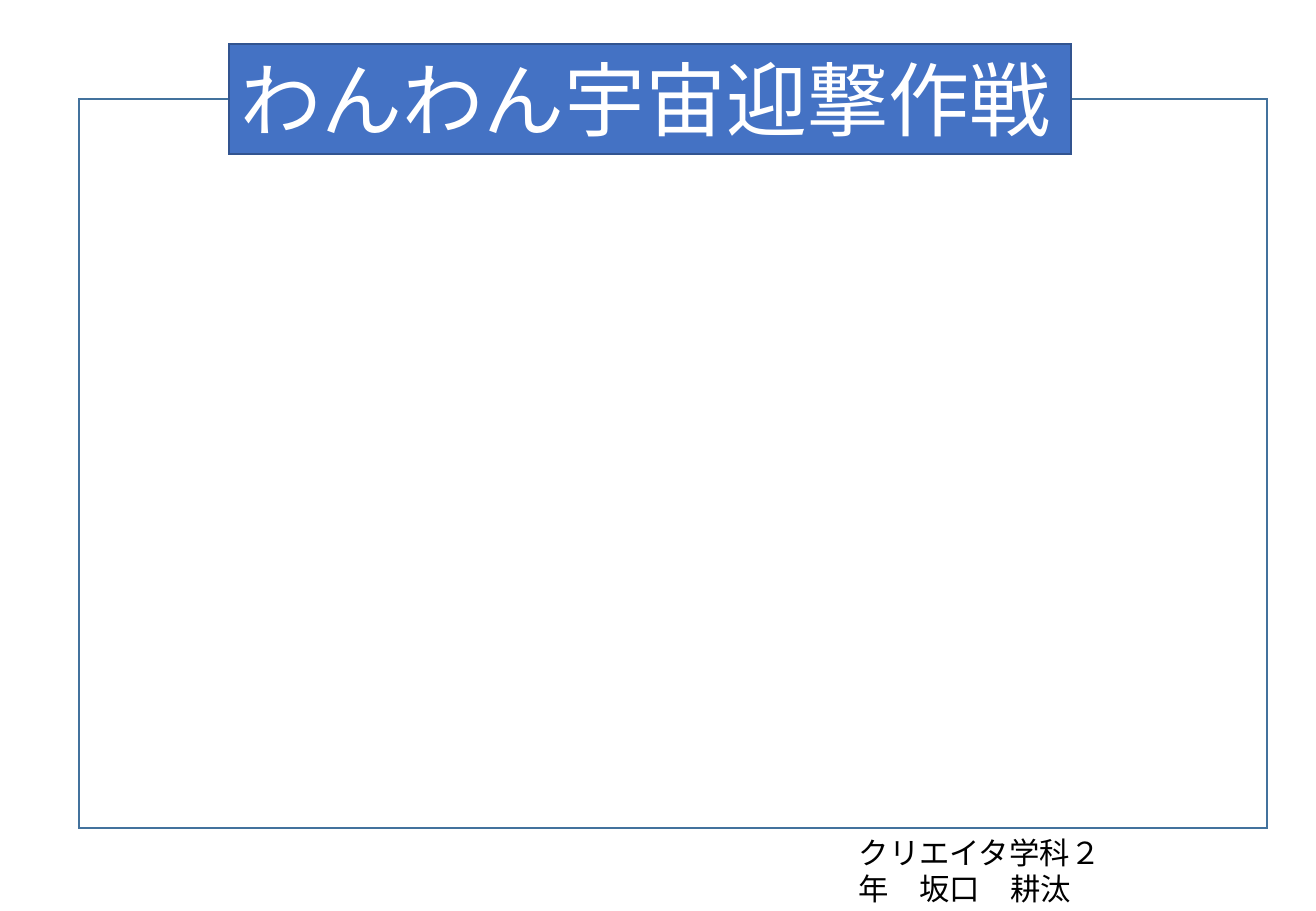
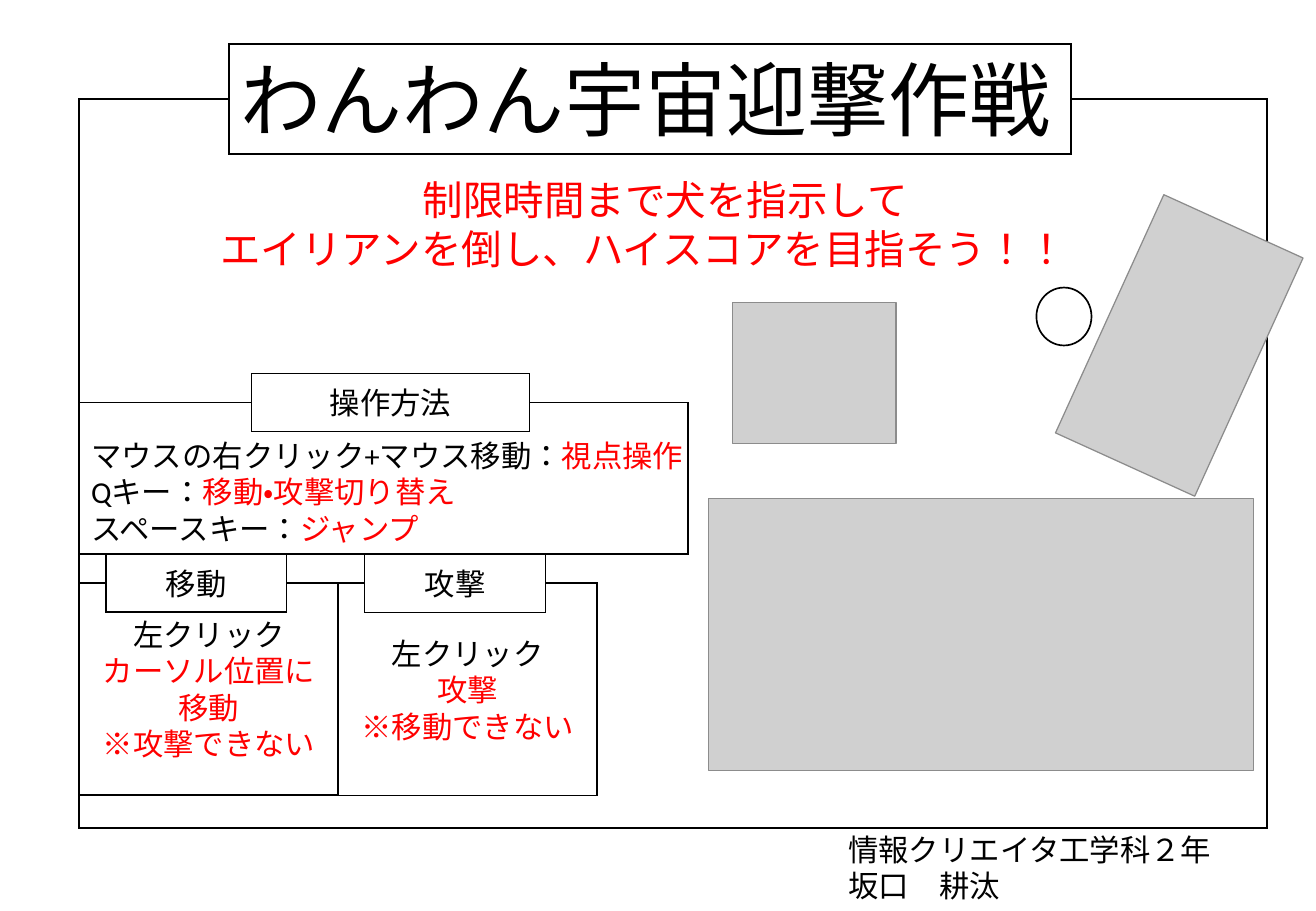
Before and after one commit to aporo1219/CreateDOG, a slide deck: slide 1 of わんわん宇宙迎撃作戦.pptx. Drawn at 1316x911 pixels with LibreOffice and Linux fonts; fonts in the diff are those of the drawing; grey boxes stand for pictures. Boxes give left, top, right and bottom in pixels: in the first picture for what was removed or moved away, otherwise in the second. Text is boxed around its words. In the diff, an @@ line names an element or a change of style, - is before the commit and + after.

```diff
--- a/わんわん宇宙迎撃作戦.pptx
+++ b/わんわん宇宙迎撃作戦.pptx
@@ rectangle "わんわん宇宙迎撃作戦" at (228,44,1071,154): text colour #FFFFFF to #000000; fill #4472C4 to #FFFFFF; outline #325491 1 pt to #000000 1 pt @@
@@ rectangle at (79,98,1267,828): outline #43739E 1 pt to #000000 1 pt @@
@@ text added at (220,181,1067,268), 24 pt, text #FF0000 @@
+制限時間まで犬を指示して
+エイリアンを倒し、ハイスコアを目指そう！！
@@ picture added at (1056,195,1304,496) @@
@@ ellipse added at (1037,288,1091,346), fill #FFFFFF, outline #000000 1 pt @@
@@ picture added at (733,303,897,444) @@
@@ rectangle added at (252,374,530,433), fill #FFFFFF, outline #000000 1 pt, 18 pt, text #000000 @@
+操作方法
@@ rectangle added at (79,402,688,554), fill #FFFFFF, outline #000000 1 pt @@
@@ text added at (91,441,683,543), 18 pt, text #000000 @@
+マウスの右クリック+マウス移動：視点操作
+Qキー：移動・攻撃切り替え
+スペースキー：ジャンプ
@@ picture added at (710,499,1254,772) @@
@@ rectangle added at (106,554,287,612), fill #FFFFFF, outline #000000 1 pt, 18 pt, text #000000 @@
+移動
@@ rectangle added at (365,554,546,612), fill #FFFFFF, outline #000000 1 pt, 18 pt, text #000000 @@
+攻撃
@@ rectangle added at (79,583,338,796), fill #FFFFFF, outline #000000 1 pt, 18 pt, text #FF0000 @@
+左クリック
+カーソル位置に移動
+※攻撃できない
@@ rectangle added at (338,583,597,796), fill #FFFFFF, outline #000000 1 pt, 18 pt, text #FF0000 @@
+左クリック
+攻撃
+※移動できない
@@ text at (848,835,1211,900): text changed @@
-クリエイタ学科２年 坂口 耕汰
+情報クリエイタ工学科２年 坂口 耕汰
```
Also in this commit, not shown: 8 other files.
